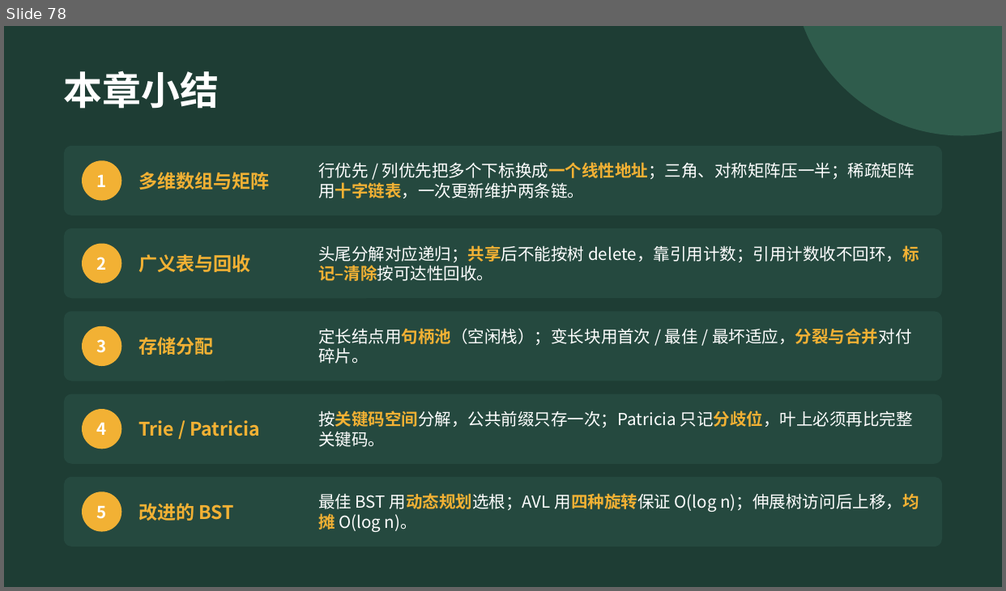
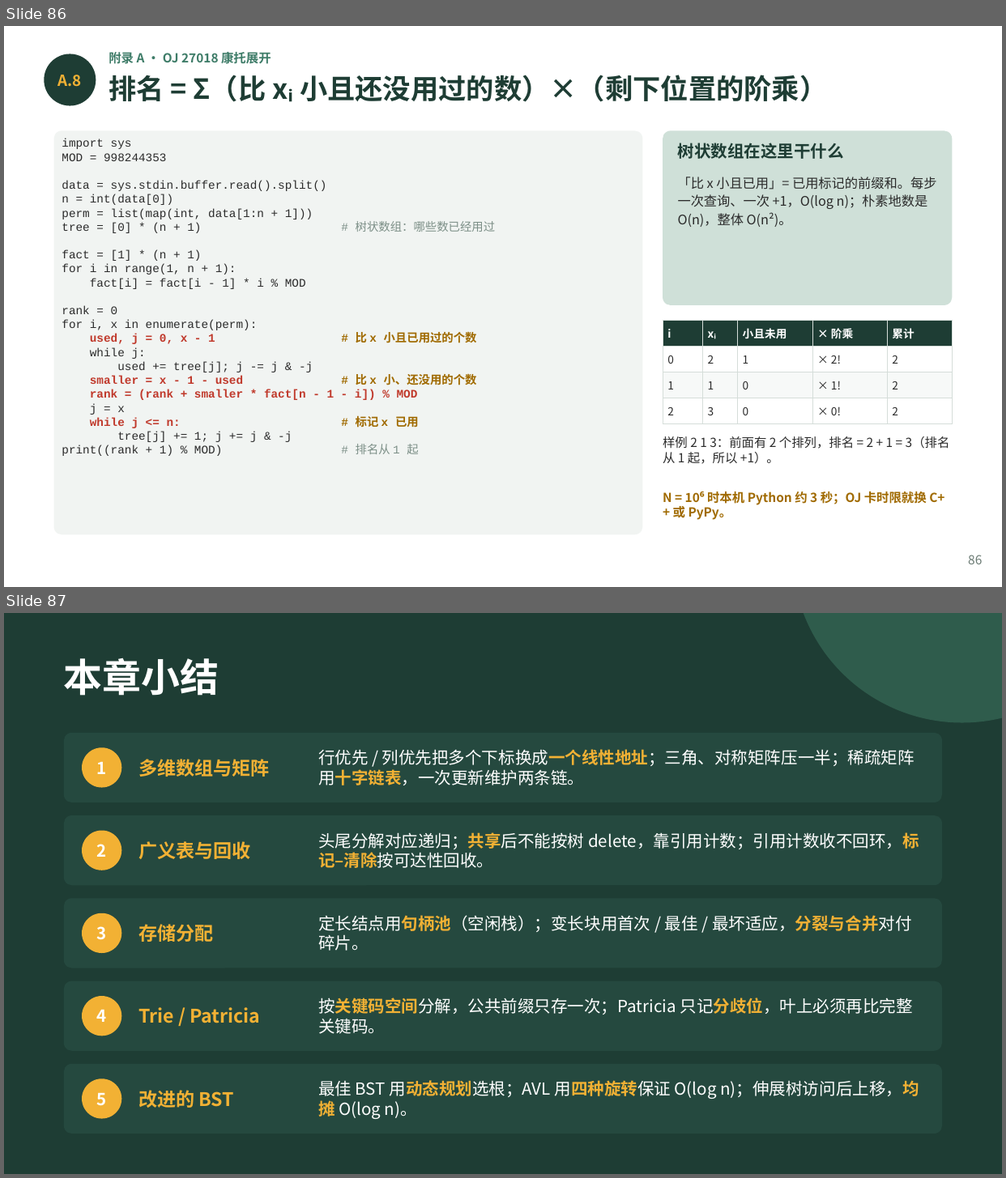
Before and after one commit to GMyhf/2026fall-cs201, a slide deck: courseware/202609_DSA_12_Advanced.pptx. Shown one above the other, each under a label of ours: slide 78 before the commit, slides 86 and 87 after it. The pictures are 1006x591 and 1006x1178 pixels, drawn with LibreOffice and Linux fonts; fonts in the diff are those of the drawing. Boxes give left, top, right and bottom in pixels: in the first picture for what was removed or moved away, otherwise in the second. Text is boxed around its words. In the diff, an @@ line names an element or a change of style, - is before the commit and + after.

```diff
--- a/courseware/202609_DSA_12_Advanced.pptx
+++ b/courseware/202609_DSA_12_Advanced.pptx
@@ slide 86 added at box(4, 26, 1002, 587), background #FFFFFF @@
@@ ellipse added at box(44, 54, 96, 106), fill #1E3D34 @@
@@ text added at box(108, 52, 271, 64), 9 pt, text #3E7C68, bold @@
+附录 A · OJ 27018 康托展开
@@ text added at box(58, 75, 82, 87), 11 pt, text #F2B134, bold @@
+A.8
@@ text added at box(108, 75, 827, 102), 20 pt, text #1E3D34, bold @@
+排名 = Σ（比 xᵢ 小且还没用过的数）×（剩下位置的阶乘）
@@ rounded rectangle added at box(54, 130, 642, 535), fill #F1F4F2 @@
@@ text added at box(62, 139, 495, 456), 8.4 pt, text #2B2B2B @@
+import sys
+MOD = 998244353
+data = sys.stdin.buffer.read().split()
+n = int(data[0])
+perm = list(map(int, data[1:n + 1]))
+tree = [0] * (n + 1) # 树状数组：哪些数已经用过
+fact = [1] * (n + 1)
+for i in range(1, n + 1):
+fact[i] = fact[i - 1] * i % MOD
+rank = 0
+for i, x in enumerate(perm):
+used, j = 0, x - 1 # 比 x 小且已用过的个数
+while j:
+used += tree[j]; j -= j & -j
+smaller = x - 1 - used # 比 x 小、还没用的个数
+rank = (rank + smaller * fact[n - 1 - i]) % MOD
+j = x
+while j <= n: # 标记 x 已用
+tree[j] += 1; j += j & -j
+print((rank + 1) % MOD) # 排名从 1 起
@@ rounded rectangle added at box(663, 130, 952, 305), fill #CFE0D8 @@
@@ text added at box(678, 143, 844, 159), 12 pt, text #1E3D34, bold @@
+树状数组在这里干什么
@@ text added at box(678, 177, 936, 227), 9.5 pt, text #2B2B2B @@
+「比 x 小且已用」= 已用标记的前缀和。每步一次查询、一次 +1，O(log n)；朴素地数是 O(n)，整体 O(n²)。
@@ table added at box(663, 320, 952, 420), 4 rows, 5 columns @@
+i | xᵢ | 小且未用 | × 阶乘 | 累计
+0 | 2 | 1 | × 2! | 2
+1 | 1 | 0 | × 1! | 2
+2 | 3 | 0 | × 0! | 2
@@ text added at box(663, 437, 950, 464), 9 pt, text #2B2B2B @@
+样例 2 1 3：前面有 2 个排列，排名 = 2 + 1 = 3（排名从 1 起，所以 +1）。
@@ text added at box(663, 492, 944, 520), 9 pt, text #A06A00, bold @@
+N = 10⁶ 时本机 Python 约 3 秒；OJ 卡时限就换 C++ 或 PyPy。
@@ text added at box(968, 555, 982, 565), 9 pt, text #6B7B74 @@
+86
@@ what was slide 78 is now slide 87 @@
```
Also in this commit, not shown: 2 slides changed, 8 other slides added, 2 other files.
